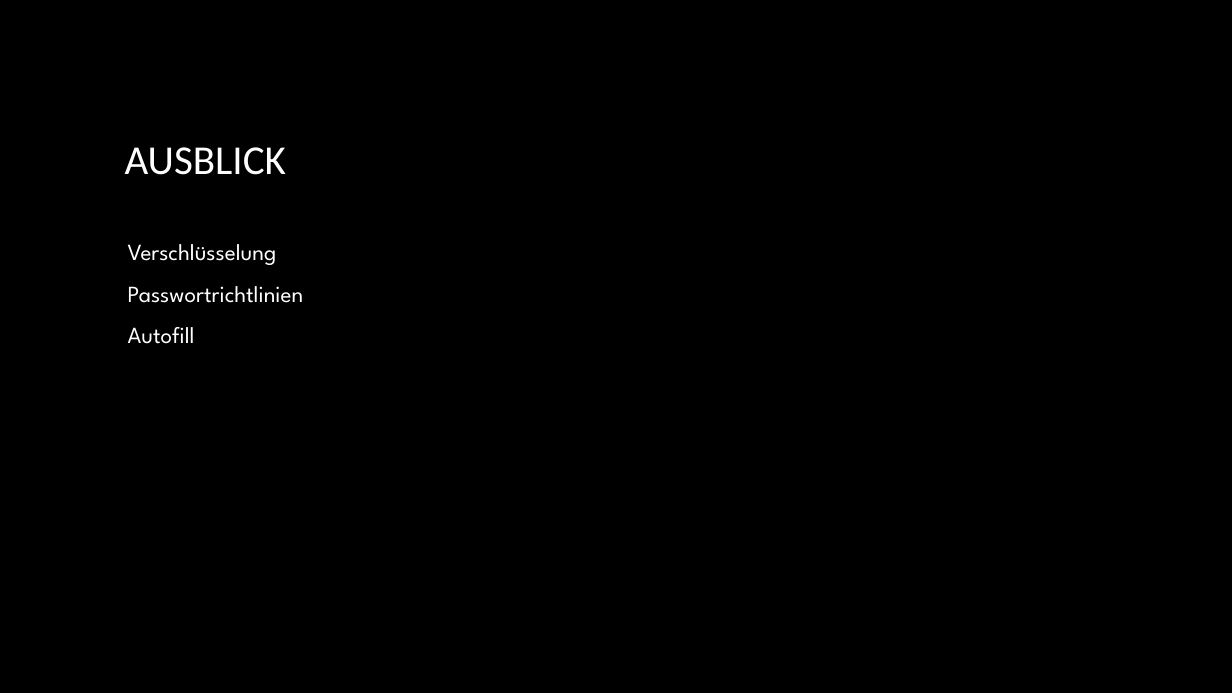
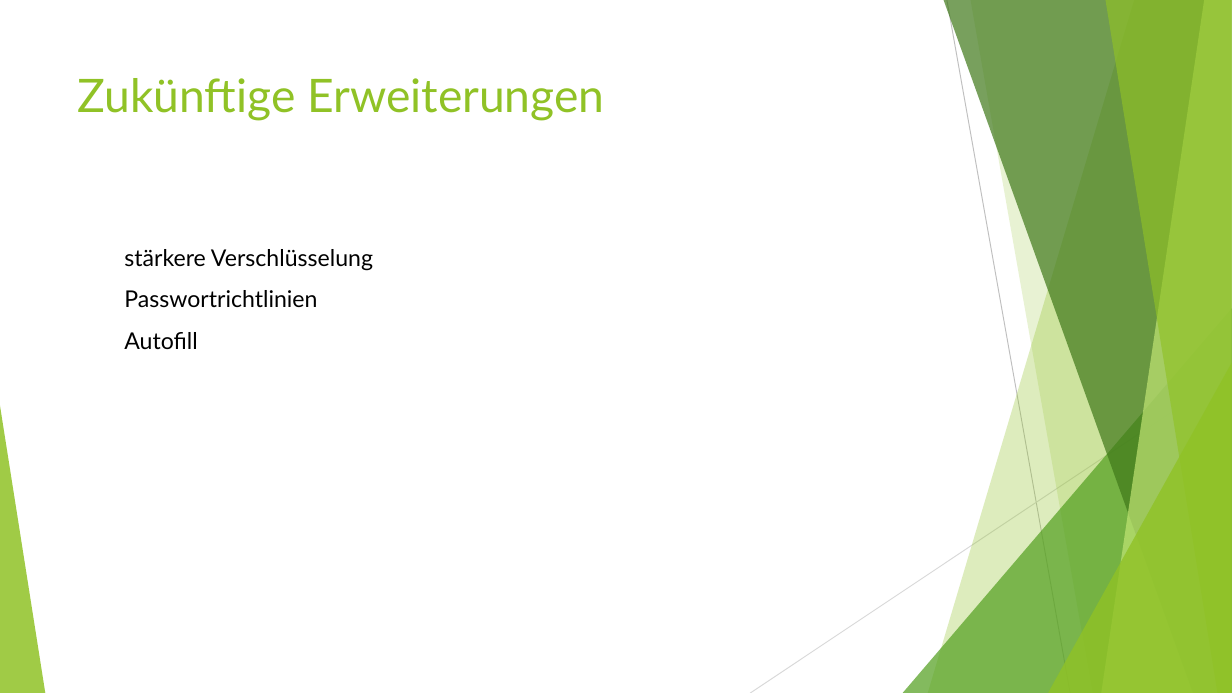
Before and after one commit to NebelNite/Passwortmanager, a slide deck: slide 22 of Passwortmanager.pptx (slide 19 before the commit). Drawn at 1232x693 pixels with LibreOffice and Linux fonts; fonts in the diff are those of the drawing; background and template pictures are left out. Boxes give left, top, right and bottom in pixels: in the first picture for what was removed or moved away, otherwise in the second. Text is boxed around its words. In the diff, an @@ line names an element or a change of style, - is before the commit and + after.

```diff
--- a/Passwortmanager.pptx
+++ b/Passwortmanager.pptx
@@ background picture (left out) to #FFFFFF @@
@@ title "Zukünftige Erweiterungen" at [78,78,604,121]: vertical alignment middle to top @@
@@ title at [78,78,604,121]: text changed; size 32 to 36 pt; font Calibri to Lato; text colour gradient #FFFFFF to #A6A6A6 to #90C226 @@
-AUSBLICK
+Zukünftige Erweiterungen
@@ text at [124,249,373,271]: text changed; font League Spartan to Lato; text colour #FFFFFF to #000000 @@
-Verschlüsselung
+stärkere Verschlüsselung
@@ text at [124,290,317,349]: font League Spartan to Lato, text colour #FFFFFF to #000000 in "Passwortrichtlinien", "Autofill" @@
@@ group added at [0,0,1232,693]: 5 freeform shapes, 3 triangles, 2 lines @@
```
Also in this commit, not shown: 18 other slides changed, 4 slides added, 1 slide removed, 1 other file.
